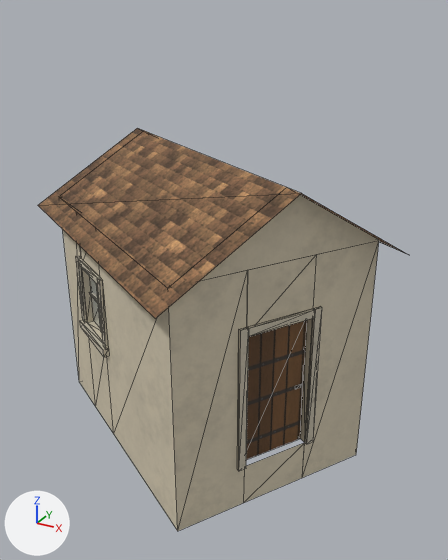
The glTF model world/bridgehollow__dyers_walk_local/export/models/buildings/bld_house_041.glb, before and after one commit.
The view is the same before and after, from a camera (50 mm lens) standing at (4.74, -7.93, 6.69) and looking at (0.39, -0.02, 2.73). The axes (+X, +Y, +Z) are drawn at lower left. The lights are the same throughout. The first picture is the older version. Mesh edges are drawn as thin lines. Vertices at exactly the same position are counted once.

Before the edit, the objects in view are built like this:
```python
me_bld_house_041 = bpy.data.meshes.new('bld_house_041')
me_bld_house_041.from_pydata(...)  # 178 vertices, 242 faces; spans x -2.7..2.7, y -2.51..2.51, z 0.0..3.72
# faces by material slot: [4, 80, 158]
me_bld_house_041.materials.append(mat_mat_glass)  # pale blue #d5e7ee
me_bld_house_041.materials.append(mat_mat_plaster)
me_bld_house_041.materials.append(mat_mat_trim)
me_bld_house_041_door1 = bpy.data.meshes.new('bld_house_041_door1')
me_bld_house_041_door1.from_pydata(...)  # 16 vertices, 14 faces; spans x -0.02..0.55, y -0.01..0.89, z 0.0..2.09
me_bld_house_041_door1.materials.append(mat_mat_door_wood)
me_bld_house_041_roof = bpy.data.meshes.new('bld_house_041_roof')
me_bld_house_041_roof.from_pydata(...)  # 72 vertices, 74 faces; spans x -3.12..3.12, y -2.93..2.93, z 3.35..4.69
# faces by material slot: [8, 60, 2, 4]
me_bld_house_041_roof.materials.append(mat_mat_ceiling)  # pale yellow #e0d7c5
me_bld_house_041_roof.materials.append(mat_mat_joist)  # beige #a18a70
me_bld_house_041_roof.materials.append(mat_mat_plaster)
me_bld_house_041_roof.materials.append(mat_mat_shingle)
ob_bld_house_041 = bpy.data.objects.new('bld_house_041', me_bld_house_041)
ob_bld_house_041.location = (0.0, 0.0, 0.0)
ob_bld_house_041_door1 = bpy.data.objects.new('bld_house_041_door1', me_bld_house_041_door1)
ob_bld_house_041_door1.location = (1.5, -1.51, 0.69)
ob_bld_house_041_roof = bpy.data.objects.new('bld_house_041_roof', me_bld_house_041_roof)
ob_bld_house_041_roof.location = (0.0, 0.0, 0.0)
```
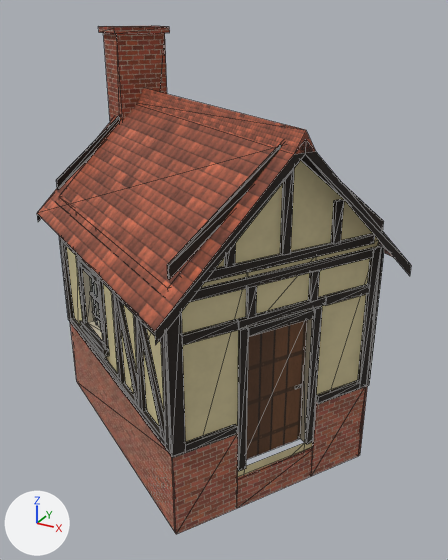
What differs and where, as boxes (x1, y1, x2, y2) in the pictures (448 x 560 px; the box of a moved part takes in the faces that stretch with it):
'bld_house_041', reshaped: before (63, 230, 379, 531); after (59, 236, 385, 534)
'bld_house_041_roof', reshaped (67% taller): before (38, 128, 407, 319); after (37, 26, 411, 345)
part 1 of me_bld_house_041, moved or reshaped (not visible before): after (90, 291, 100, 305)
part 2 of me_bld_house_041, moved or reshaped: before (97, 285, 102, 333); after (92, 280, 97, 325)
part 3 of me_bld_house_041, added: after (59, 236, 385, 534)
part 4 of me_bld_house_041, recoloured: before (63, 230, 379, 531); after (67, 240, 379, 477)
part 5 of me_bld_house_041, recoloured: (76, 256, 322, 471) in both

What changed in the scene script:
```text
Add mat_mat_s_tint_red_tile_8e4a34:
    mat_mat_s_tint_red_tile_8e4a34 = bpy.data.materials.new('mat_s_tint_red_tile_8e4a34')
    # uses the picture img_mat_s_tint_red_tile_8e4a34
    # uses the picture img_mat_s_tint_red_tile_8e4a34_mr
    # uses the picture img_mat_s_tint_red_tile_8e4a34_n
Add mat_mat_s_brick_92462f:
    mat_mat_s_brick_92462f = bpy.data.materials.new('mat_s_brick_92462f')
    # uses the picture img_mat_s_brick_92462f
    # uses the picture img_mat_s_brick_92462f_n
Add mat_mat_s_beam_231b15:
    mat_mat_s_beam_231b15 = bpy.data.materials.new('mat_s_beam_231b15')
    # uses the picture img_mat_s_beam_231b15
    # uses the picture img_mat_s_beam_231b15_n
Add mat_mat_s_plaster_dacd9f:
    mat_mat_s_plaster_dacd9f = bpy.data.materials.new('mat_s_plaster_dacd9f')
    # uses the picture img_mat_s_plaster_dacd9f
    # uses the picture img_mat_s_plaster_dacd9f_n
Add mat_mat_s_brick_a35a45:
    mat_mat_s_brick_a35a45 = bpy.data.materials.new('mat_s_brick_a35a45')
    # uses the picture img_mat_s_brick_a35a45
    # uses the picture img_mat_s_brick_a35a45_n
Change me_bld_house_041:
    remove me_bld_house_041.from_pydata(...)  # 178 vertices, 242 faces; spans x -2.7..2.7, y -2.51..2.51, z 0.0..3.72
    add me_bld_house_041.from_pydata(...)  # 658 vertices, 836 faces; spans x -2.78..2.78, y -2.6..2.6, z 0.0..3.72
    me_bld_house_041 part 1: the loose piece of 8 vertices spanning x 1.02..1.84, y 0.63..1.16, z 2.25..2.29 is scaled about its middle by (-1, -0.998, 1.4), then moved by (-2.86, -1.79, 0.0), in mat_mat_s_beam_231b15
    me_bld_house_041 part 2: the loose piece of 8 vertices spanning x -1.46..-1.4, y -0.93..-0.86, z 1.74..2.8 is scaled about its middle by (0.509, 0.428, 1), then moved by (-0.26, 0.16, 0.0), in mat_mat_s_beam_231b15
    me_bld_house_041 part 3: 448 vertices added at x -2.78..2.78, y -2.6..2.6, z 0.0..3.72
    me_bld_house_041 part 4: 24 faces spanning x -2.7..2.7, y -2.51..2.51, z 0.0..3.72 switch from mat_mat_plaster to mat_mat_s_plaster_dacd9f
    me_bld_house_041 part 5: 91 faces spanning x -2.03..2.24, y -1.71..1.37, z 0.67..2.93 switch from mat_mat_trim to mat_mat_s_beam_231b15
    other edits to the shape of me_bld_house_041 do not show in these pictures
    add me_bld_house_041.materials.append(mat_mat_s_brick_a35a45)
Change me_bld_house_041_roof:
    remove me_bld_house_041_roof.from_pydata(...)  # 72 vertices, 74 faces; spans x -3.12..3.12, y -2.93..2.93, z 3.35..4.69
    add me_bld_house_041_roof.from_pydata(...)  # 186 vertices, 214 faces; spans x -3.16..3.16, y -2.97..2.97, z 0.0..6.39
    me_bld_house_041_roof part 6
    7 vertices are removed from x -2.12..3.12, y -2.93..2.93, z 3.54..4.69
    6 faces are deleted
    1 vertex moves from x -3.12, y -0.36, z 3.54 to x -3.16, y -0.37, z 3.39
    74 vertices are added at x -3.16..3.16, y -2.97..2.97, z 0.0..6.39
    24 new vertices lie (0.05, -0.03, 0.0) away from vertices in x -2.36..2.31, y -1.87..1.9, z 3.84..5.22
    15 new vertices lie (0.0, 0.0, 0.17) away from vertices in x -2.74..3.16, y -2.97..2.97, z 3.22..5.15
    8 new vertices lie (0.05, -0.04, 0.0) away from vertices in x -2.67..2.62, y -2.38..2.42, z 3.72..3.84
    112 new faces join them, mat_mat_s_beam_231b15
    22 new faces join them, mat_mat_s_brick_92462f
    2 new faces join them, mat_mat_s_plaster_dacd9f
    10 new faces join them, mat_mat_s_tint_red_tile_8e4a34
    remove me_bld_house_041_roof.materials.append(mat_mat_plaster)
    remove me_bld_house_041_roof.materials.append(mat_mat_shingle)
    add me_bld_house_041_roof.materials.append(mat_mat_s_beam_231b15)
    add me_bld_house_041_roof.materials.append(mat_mat_s_brick_92462f)
    add me_bld_house_041_roof.materials.append(mat_mat_s_plaster_dacd9f)
    add me_bld_house_041_roof.materials.append(mat_mat_s_tint_red_tile_8e4a34)
```
